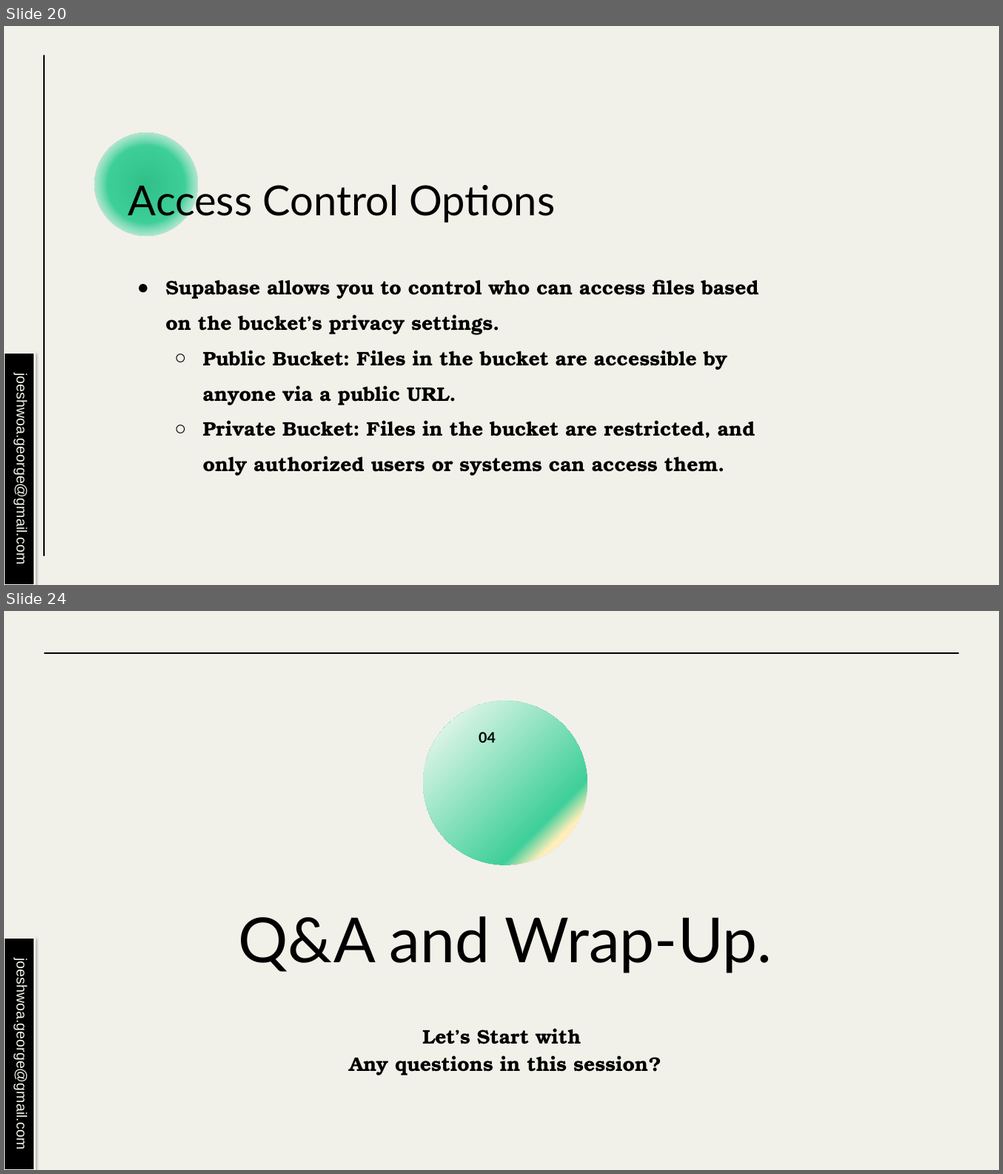
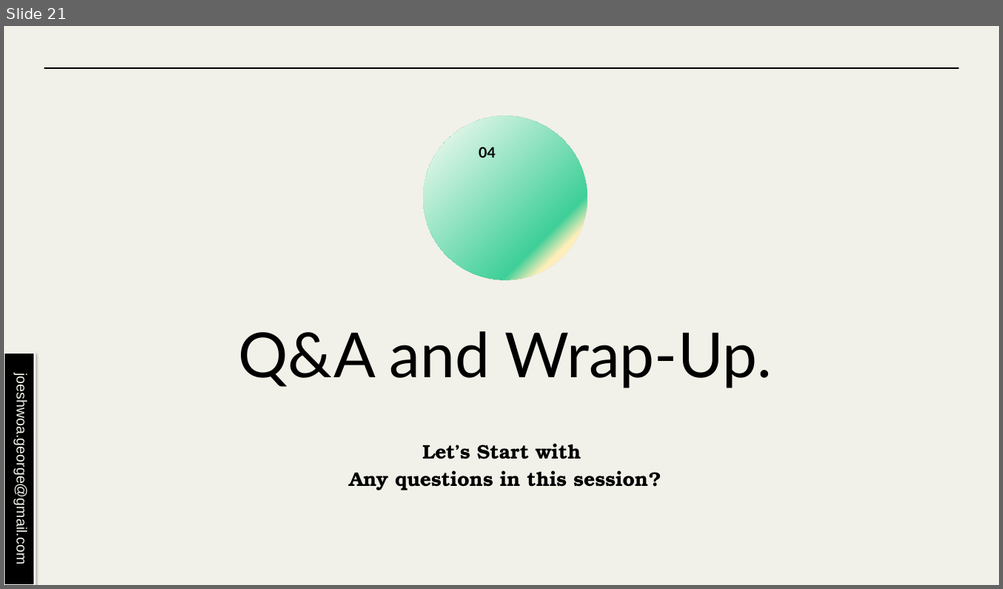
Before and after one commit to joeshwoa/Supabase_course_content, a slide deck: Mastering Supabase Session7.pptx. Shown one above the other, each under a label of ours: slides 20 and 24 before the commit, slide 21 after it; the slides between them are not shown. The pictures are 1003x1174 and 1003x589 pixels, drawn with LibreOffice and Linux fonts; fonts in the diff are those of the drawing. Boxes give left, top, right and bottom in pixels: in the first picture for what was removed or moved away, otherwise in the second. Text is boxed around its words. In the diff, an @@ line names an element or a change of style, - is before the commit and + after.

```diff
--- a/Mastering Supabase Session7.pptx
+++ b/Mastering Supabase Session7.pptx
@@ slide 20 removed at box(4, 26, 999, 585), background #F1F1E9 @@
@@ line removed from (44, 56) to (44, 556) @@
@@ ellipse removed at box(94, 133, 197, 235) @@
@@ title removed at box(128, 179, 555, 223) @@
-Access Control Options
@@ text removed at box(165, 280, 759, 476) @@
-● Supabase allows you to control who can access files based on the bucket’s privacy settings.
-  ○ Public Bucket: Files in the bucket are accessible by anyone via a public URL.
-  ○ Private Bucket: Files in the bucket are restricted, and only authorized users or systems can access them.
@@ rectangle removed at box(5, 353, 35, 585) @@
-joeshwoa.george@gmail.com
@@ what was slide 24 is now slide 21 @@
```
Also in this commit, not shown: 12 slides changed, 9 slides added, 12 other slides removed, 12 other files.
